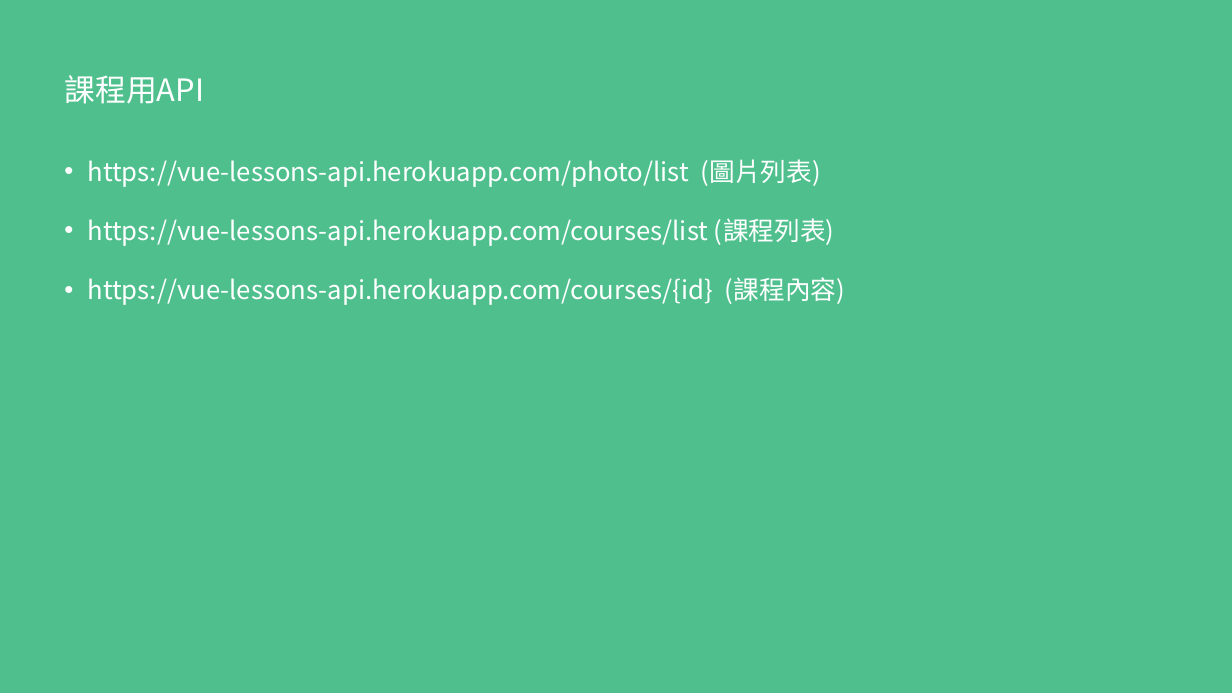
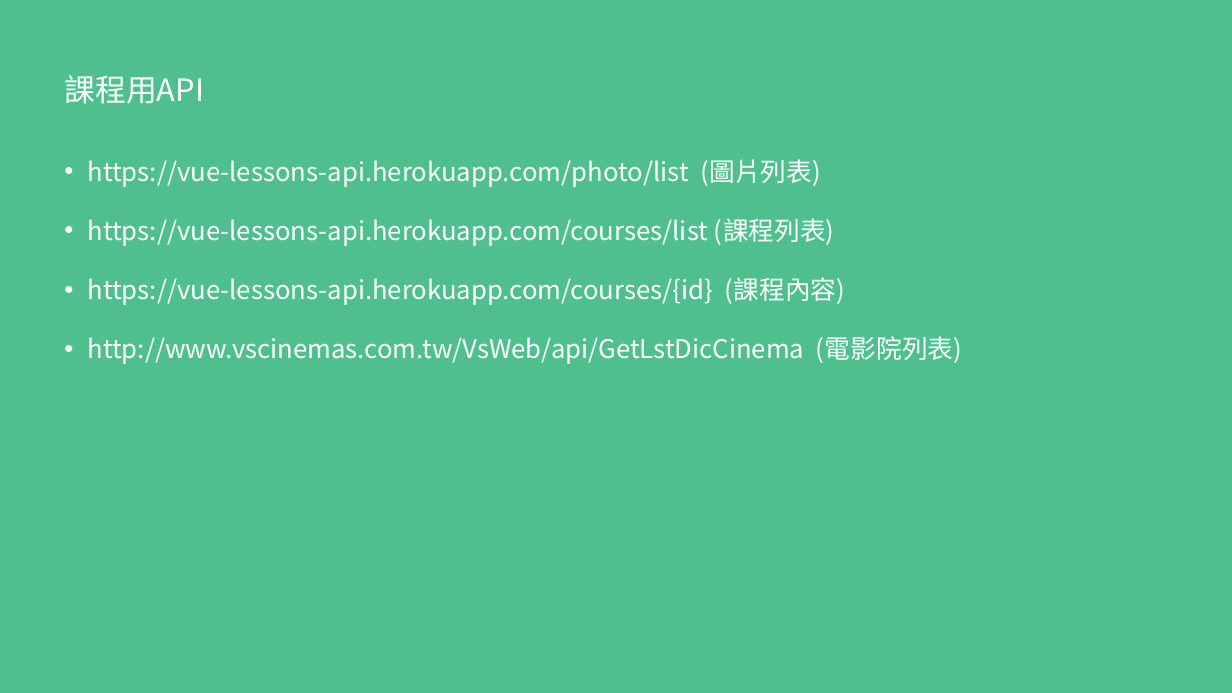
Before and after one commit to MikeOnlineCourse/Vue3_Course_Nuxt_Example, a slide deck: slide 22 of nuxt.pptx (slide 20 before the commit). Drawn at 1232x693 pixels with LibreOffice and Linux fonts; fonts in the diff are those of the drawing. Boxes give left, top, right and bottom in pixels: in the first picture for what was removed or moved away, otherwise in the second. Text is boxed around its words. In the diff, an @@ line names an element or a change of style, - is before the commit and + after.

```diff
--- a/nuxt.pptx
+++ b/nuxt.pptx
@@ text at (88, 336, 962, 364): paragraph added @@
+• http://www.vscinemas.com.tw/VsWeb/api/GetLstDicCinema (電影院列表)
```
Also in this commit, not shown: 2 slides added, 2 other files.
